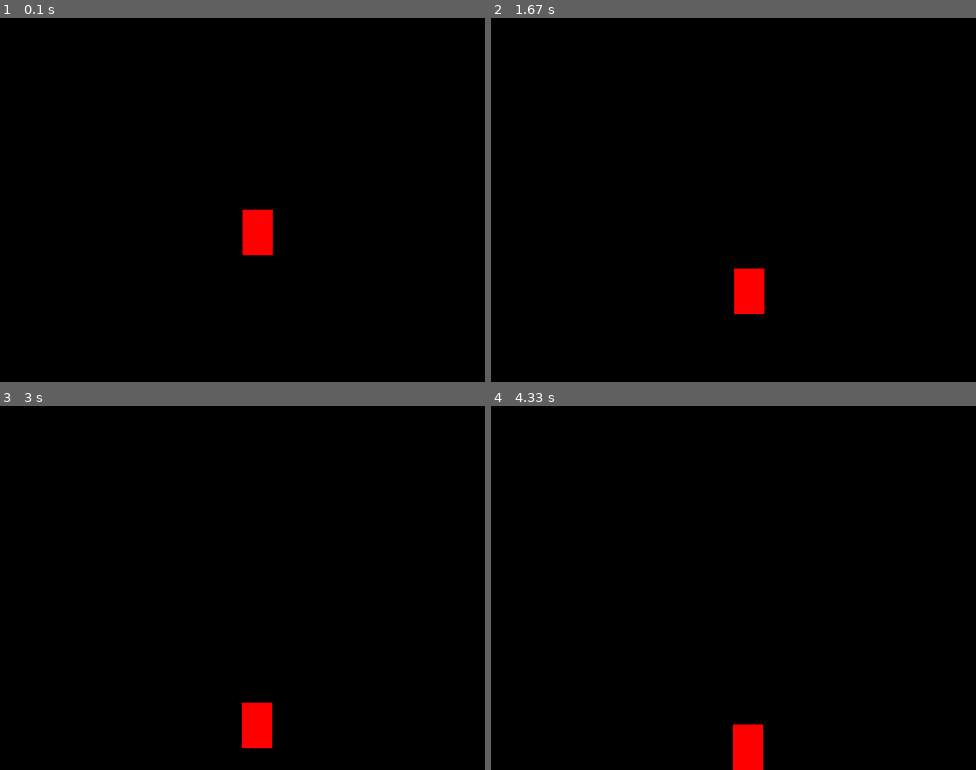
Above: before the commit, frames 1-4 (two rows, left to right).
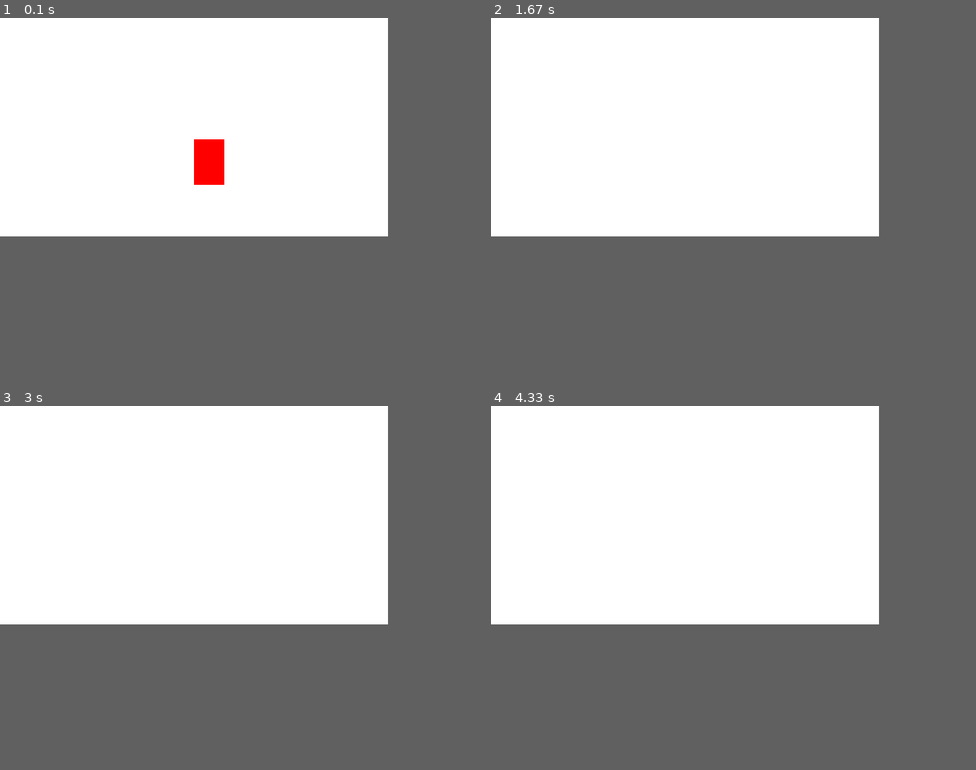
Above: after the commit, the same moments.

Repository: ciarancotter/semester2project
Game: pygame game, started from src/pygame_tester.py
Same seed, same stepped clock (60 frames per second), same inputs: the game is played once before the commit and once after it.
Inputs:
- Up to frame 1 (0.1 s): no input
- Up to frame 2 (1.67 s): hold Right 0.33-0.8 s; hold Left from 1.33 s (still down); tap Space at 1.4 s
- Up to frame 3 (3 s): tap Space at 1.7 s; release Left at 1.87 s
- Up to frame 4 (4.33 s): no input
In our replay, the window is 800x600 before the commit and 640x360 after it. These sizes can differ from the game's own. Grey fills any space a smaller window leaves; there, only what the larger window draws over its background counts as a difference.

The runs differ from the first frame. In frame 1, 48% of the frame differs, in the area x 0-80%, y 0-66%; in frame 2, 49%, in the area x 0-80%, y 0-82%; in frame 3, 49%; in frame 4, 49%.

Commit message:
window resizer

Diff:
--- a/src/pygame_tester.py
+++ b/src/pygame_tester.py
@@ -42,8 +42,8 @@
         self.playerxChange = 0
         self.playeryChange = 0
         # self.vel= 5 #velosity, how fast char move
-        self.playerX = SCREEN_WIDTH / 2  #x co-ords for start position
-        self.playerY = SCREEN_HEIGHT / 2  #y co-ords for start position
+        self.playerX = screen.get_width() / 2  #x co-ords for start position
+        self.playerY = screen.get_height() / 2  #y co-ords for start position
 
         self.playerImage = "frame.png"
 
@@ -61,16 +61,16 @@
         self.playeryChange = self.playeryChange *0.10
 
         if pressed_keys[K_LEFT] and self.playerX> 0:
-            self.playerxChange = self.playerxChange - 0.2
+            self.playerxChange = self.playerxChange - (0.2 * screen.get_width())
             #self.playerX -= self.vel
-        if pressed_keys[K_RIGHT] and self.playerX < SCREEN_WIDTH - self.playerwidth :
-            self.playerxChange = self.playerxChange + 0.2
+        if pressed_keys[K_RIGHT] and self.playerX < screen.get_width() - self.playerwidth :
+            self.playerxChange = self.playerxChange + (0.2 * screen.get_width())
 
         if pressed_keys[K_SPACE] and self.playerY  > 0 :
             self.playeryChange = self.playeryChange - 4
             #self.playerY -= self.vel
 
-        if self.playerY < SCREEN_HEIGHT - self.playerHeight :
+        if self.playerY < screen.get_height() - self.playerHeight :
             self.playerY += 2
 
 
@@ -80,9 +80,9 @@
 # Initialize pygame
 pygame.init()
 
+infoobject = pygame.display.Info()
 # Create the screen
-screen = pygame.display.set_mode((SCREEN_WIDTH, SCREEN_HEIGHT))
-
+screen = pygame.display.set_mode((infoobject.current_w >> 1, infoobject.current_h >> 1), pygame.HWSURFACE | pygame.DOUBLEBUF | pygame.RESIZABLE, 32)
 
 # Keep main loop running
 running = True
@@ -108,11 +108,16 @@
     pressed_keys = pygame.key.get_pressed()
     player.update(pressed_keys)
 
-    screen.fill((0,0,0))
+    screen.fill((255,255,255))
     pygame.draw.rect(screen, (255,0,0), (player.playerX, player.playerY, player.playerwidth, player.playerHeight))
     # Get the set of keys pressed and check for user input
-    pygame.display.update()
 
+
+    h_to_w = float(screen.get_height()) / screen.get_width()
+    target_height = int(h_to_w * screen.get_width())
+    surface_to_draw = pygame.transform.scale(screen, (screen.get_width(), target_height))
+    screen.blit(surface_to_draw, (0, 0))
+    surface_to_draw = None
 
 
 
